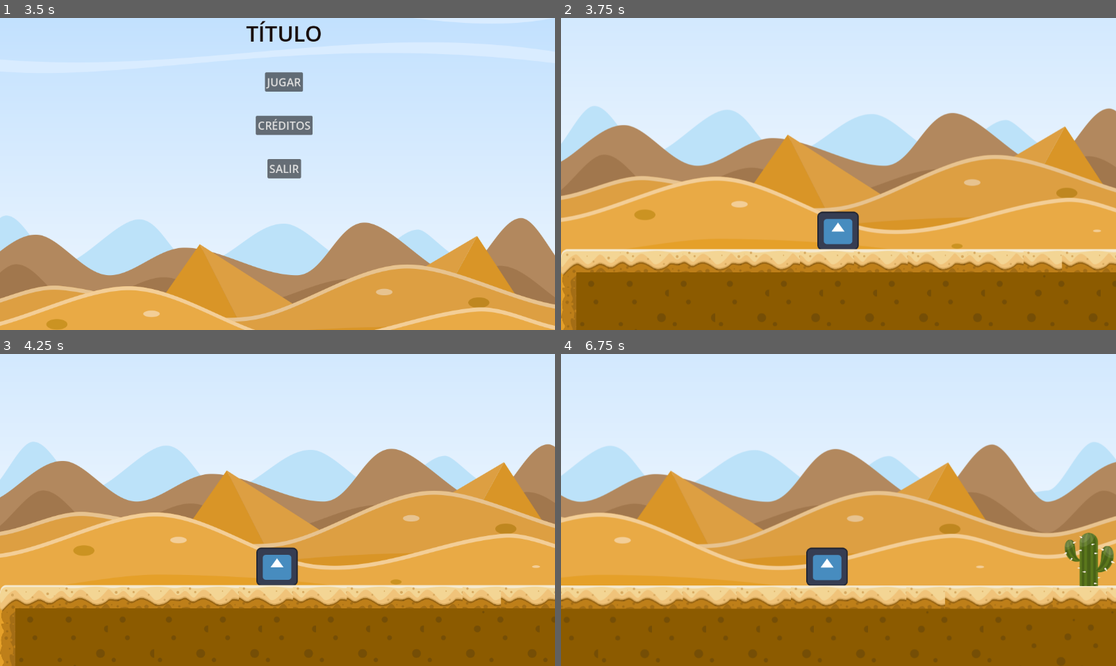
Above: before the commit, frames 1-4 (two rows, left to right).
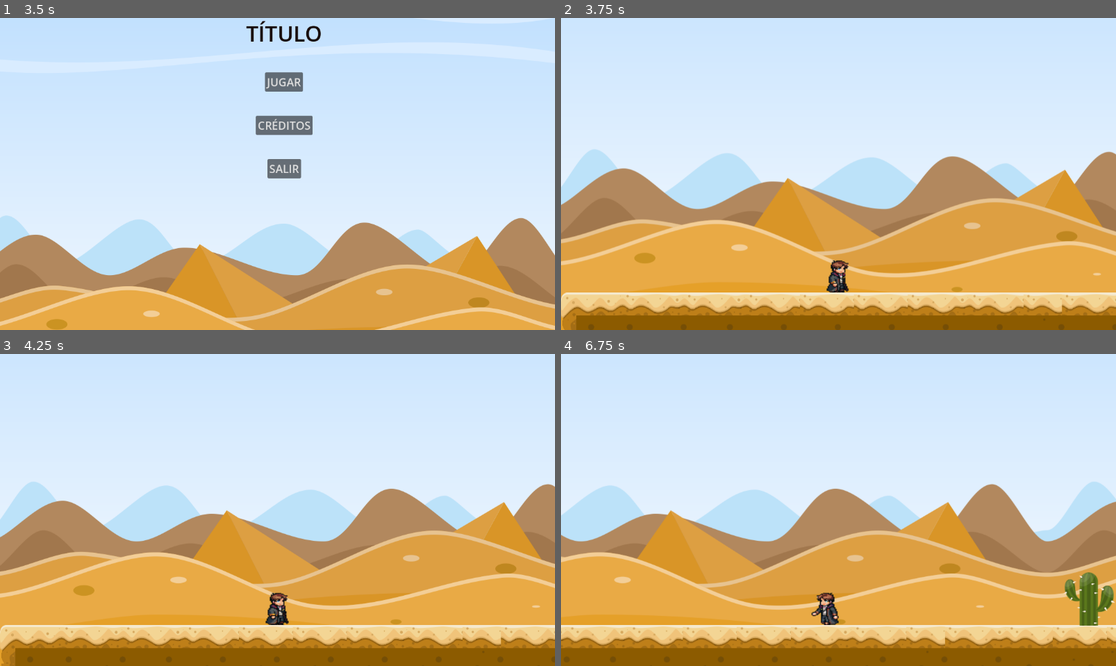
Above: after the commit, the same moments.

Repository: J0aQu10N/tp2-godot-daianaCocciolo-joaquinVallejos
Game: Godot game, scene res://world/splash_screen.tscn
Same seed, same stepped clock (60 frames per second), same inputs: the game is played once before the commit and once after it. The engine's default icon, where the game draws it, is replaced by a stand-in: a white triangle on a blue panel in a dark square.
Inputs:
- Up to frame 1 (3.5 s): tap Enter (ui_accept) at 0.5, 0.77, 1.25, 1.52, 2, 2.75, 3.02 s; hold Right (ui_right) 0.53-2.03 s; hold Left (ui_left) 2.03-2.78 s; hold Right (ui_right) from 2.78 s (still down)
- Up to frame 2 (3.75 s): release Right (ui_right) at 3.5 s; click "JUGAR" at 3.5 s
- Up to frame 3 (4.25 s): no input
- Up to frame 4 (6.75 s): hold Right (ui_right) 4.28-5.03 s; tap Enter (ui_accept) at 4.52, 5.27 s; hold Left (ui_left) 5.03-5.78 s; hold Right (ui_right) 5.78-6.53 s; hold Left (ui_left) from 6.53 s (still down)

Frame 1 is identical in both runs. In frame 2, 53% of the frame differs, in the area x 0-100%, y 28-100%; in frame 3, 51%; in frame 4, 50%.

Commit message:
animaciones listas

Diff:
--- a/player/character_body_2d.gd
+++ b/player/character_body_2d.gd
@@ -4,6 +4,8 @@
 const SPEED = 400.0
 const JUMP_VELOCITY = -600.0
 
+@onready var animationPlayer=$AnimationPlayer
+@onready var sprite2D=$Sprite2D
 
 func _physics_process(delta: float) -> void:
 	# Add the gravity.
@@ -23,3 +25,22 @@
 		velocity.x = move_toward(velocity.x, 0, SPEED)
 
 	move_and_slide()
+
+	animations(direction)
+
+	if direction ==1:
+		sprite2D.flip_h=false
+	elif direction ==-1:
+		sprite2D.flip_h=true
+
+func animations(direction):
+	if is_on_floor():
+		if direction ==0:
+			animationPlayer.play("idle")
+		else:
+			animationPlayer.play("caminar")
+	else:
+		if velocity.y<0:
+			animationPlayer.play("saltar")
+		elif velocity.y>0:
+			animationPlayer.play("caer")
--- a/player/character_body_2d.tscn
+++ b/player/character_body_2d.tscn
@@ -1,23 +1,241 @@
 [gd_scene format=3 uid="uid://lmr8xvbhc7xl"]
 
 [ext_resource type="Script" uid="uid://lby5uf01m155" path="res://player/character_body_2d.gd" id="1_fui21"]
-[ext_resource type="Texture2D" uid="uid://cslodt1f3ijto" path="res://icon.svg" id="2_ylu1k"]
+[ext_resource type="Texture2D" uid="uid://d4l302ogidgff" path="res://assets/animaciones-player/player-idle-derecha.png" id="2_fui21"]
+[ext_resource type="Texture2D" uid="uid://dgq8r84jn7y17" path="res://assets/animaciones-player/player-saltar-derecha.png" id="3_ydsn6"]
+[ext_resource type="Texture2D" uid="uid://c5kf3025x0wh4" path="res://assets/animaciones-player/player-caminar-derecha.png" id="4_scca8"]
 
 [sub_resource type="RectangleShape2D" id="RectangleShape2D_ydsn6"]
-size = Vector2(86, 78)
+size = Vector2(23, 34)
+
+[sub_resource type="Animation" id="Animation_ylu1k"]
+length = 0.001
+tracks/0/type = "value"
+tracks/0/imported = false
+tracks/0/enabled = true
+tracks/0/path = NodePath("Sprite2D:texture")
+tracks/0/interp = 1
+tracks/0/loop_wrap = true
+tracks/0/keys = {
+"times": PackedFloat32Array(0),
+"transitions": PackedFloat32Array(1),
+"update": 1,
+"values": [ExtResource("2_fui21")]
+}
+tracks/1/type = "value"
+tracks/1/imported = false
+tracks/1/enabled = true
+tracks/1/path = NodePath("Sprite2D:hframes")
+tracks/1/interp = 1
+tracks/1/loop_wrap = true
+tracks/1/keys = {
+"times": PackedFloat32Array(0),
+"transitions": PackedFloat32Array(1),
+"update": 1,
+"values": [4]
+}
+tracks/2/type = "value"
+tracks/2/imported = false
+tracks/2/enabled = true
+tracks/2/path = NodePath("Sprite2D:frame")
+tracks/2/interp = 1
+tracks/2/loop_wrap = true
+tracks/2/keys = {
+"times": PackedFloat32Array(0),
+"transitions": PackedFloat32Array(1),
+"update": 1,
+"values": [0]
+}
+
+[sub_resource type="Animation" id="Animation_5fe0u"]
+resource_name = "caer"
+length = 0.1
+tracks/0/type = "value"
+tracks/0/imported = false
+tracks/0/enabled = true
+tracks/0/path = NodePath("Sprite2D:texture")
+tracks/0/interp = 1
+tracks/0/loop_wrap = true
+tracks/0/keys = {
+"times": PackedFloat32Array(0),
+"transitions": PackedFloat32Array(1),
+"update": 1,
+"values": [ExtResource("3_ydsn6")]
+}
+tracks/1/type = "value"
+tracks/1/imported = false
+tracks/1/enabled = true
+tracks/1/path = NodePath("Sprite2D:hframes")
+tracks/1/interp = 1
+tracks/1/loop_wrap = true
+tracks/1/keys = {
+"times": PackedFloat32Array(0),
+"transitions": PackedFloat32Array(1),
+"update": 1,
+"values": [8]
+}
+tracks/2/type = "value"
+tracks/2/imported = false
+tracks/2/enabled = true
+tracks/2/path = NodePath("Sprite2D:frame")
+tracks/2/interp = 1
+tracks/2/loop_wrap = true
+tracks/2/keys = {
+"times": PackedFloat32Array(0, 0.1, 0.2, 0.3),
+"transitions": PackedFloat32Array(1, 1, 1, 1),
+"update": 1,
+"values": [3, 4, 5, 6]
+}
+
+[sub_resource type="Animation" id="Animation_00gdi"]
+resource_name = "caminar"
+length = 0.5
+loop_mode = 1
+tracks/0/type = "value"
+tracks/0/imported = false
+tracks/0/enabled = true
+tracks/0/path = NodePath("Sprite2D:texture")
+tracks/0/interp = 1
+tracks/0/loop_wrap = true
+tracks/0/keys = {
+"times": PackedFloat32Array(0.10464998),
+"transitions": PackedFloat32Array(1),
+"update": 1,
+"values": [ExtResource("4_scca8")]
+}
+tracks/1/type = "value"
+tracks/1/imported = false
+tracks/1/enabled = true
+tracks/1/path = NodePath("Sprite2D:hframes")
+tracks/1/interp = 1
+tracks/1/loop_wrap = true
+tracks/1/keys = {
+"times": PackedFloat32Array(0.10464998),
+"transitions": PackedFloat32Array(1),
+"update": 1,
+"values": [6]
+}
+tracks/2/type = "value"
+tracks/2/imported = false
+tracks/2/enabled = true
+tracks/2/path = NodePath("Sprite2D:frame")
+tracks/2/interp = 1
+tracks/2/loop_wrap = true
+tracks/2/keys = {
+"times": PackedFloat32Array(0, 0.09535002, 0.19535002, 0.29535002, 0.39535, 0.49535003),
+"transitions": PackedFloat32Array(1, 1, 1, 1, 1, 1),
+"update": 1,
+"values": [0, 1, 2, 3, 4, 5]
+}
+
+[sub_resource type="Animation" id="Animation_ydsn6"]
+resource_name = "idle"
+length = 0.6
+loop_mode = 1
+tracks/0/type = "value"
+tracks/0/imported = false
+tracks/0/enabled = true
+tracks/0/path = NodePath("Sprite2D:texture")
+tracks/0/interp = 1
+tracks/0/loop_wrap = true
+tracks/0/keys = {
+"times": PackedFloat32Array(0),
+"transitions": PackedFloat32Array(1),
+"update": 1,
+"values": [ExtResource("2_fui21")]
+}
+tracks/1/type = "value"
+tracks/1/imported = false
+tracks/1/enabled = true
+tracks/1/path = NodePath("Sprite2D:hframes")
+tracks/1/interp = 1
+tracks/1/loop_wrap = true
+tracks/1/keys = {
+"times": PackedFloat32Array(0),
+"transitions": PackedFloat32Array(1),
+"update": 1,
+"values": [4]
+}
+tracks/2/type = "value"
+tracks/2/imported = false
+tracks/2/enabled = true
+tracks/2/path = NodePath("Sprite2D:frame")
+tracks/2/interp = 1
+tracks/2/loop_wrap = true
+tracks/2/keys = {
+"times": PackedFloat32Array(0, 0.2, 0.4, 0.6),
+"transitions": PackedFloat32Array(1, 1, 1, 1),
+"update": 1,
+"values": [0, 1, 2, 3]
+}
+
+[sub_resource type="Animation" id="Animation_4eqd5"]
+resource_name = "saltar"
+length = 0.3
+tracks/0/type = "value"
+tracks/0/imported = false
+tracks/0/enabled = true
+tracks/0/path = NodePath("Sprite2D:texture")
+tracks/0/interp = 1
+tracks/0/loop_wrap = true
+tracks/0/keys = {
+"times": PackedFloat32Array(0),
+"transitions": PackedFloat32Array(1),
+"update": 1,
+"values": [ExtResource("3_ydsn6")]
+}
+tracks/1/type = "value"
+tracks/1/imported = false
+tracks/1/enabled = true
+tracks/1/path = NodePath("Sprite2D:hframes")
+tracks/1/interp = 1
+tracks/1/loop_wrap = true
+tracks/1/keys = {
+"times": PackedFloat32Array(0),
+"transitions": PackedFloat32Array(1),
+"update": 1,
+"values": [8]
+}
+tracks/2/type = "value"
+tracks/2/imported = false
+tracks/2/enabled = true
+tracks/2/path = NodePath("Sprite2D:frame")
+tracks/2/interp = 1
+tracks/2/loop_wrap = true
+tracks/2/keys = {
+"times": PackedFloat32Array(0, 0.10000001, 0.20000002),
+"transitions": PackedFloat32Array(1, 1, 1),
+"update": 1,
+"values": [1, 2, 3]
+}
+
+[sub_resource type="AnimationLibrary" id="AnimationLibrary_scca8"]
+_data = {
+&"RESET": SubResource("Animation_ylu1k"),
+&"caer": SubResource("Animation_5fe0u"),
+&"caminar": SubResource("Animation_00gdi"),
+&"idle": SubResource("Animation_ydsn6"),
+&"saltar": SubResource("Animation_4eqd5")
+}
 
 [node name="CharacterBody2D" type="CharacterBody2D" unique_id=1419484690]
+scale = Vector2(2.0454216, 1.8051893)
 script = ExtResource("1_fui21")
 
 [node name="Sprite2D" type="Sprite2D" parent="." unique_id=84271851]
-position = Vector2(-1.0000005, 2.750006)
-scale = Vector2(0.671875, 0.6210937)
-texture = ExtResource("2_ylu1k")
+position = Vector2(-0.39062452, 0.26953077)
+scale = Vector2(1.0543324, 0.9152167)
+texture = ExtResource("2_fui21")
+hframes = 4
 
 [node name="CollisionShape2D" type="CollisionShape2D" parent="." unique_id=963821568]
-position = Vector2(-1, 2)
+position = Vector2(-0.5, 0)
 shape = SubResource("RectangleShape2D_ydsn6")
 
 [node name="Camera2D" type="Camera2D" parent="." unique_id=597947913]
 position = Vector2(0, -115)
+scale = Vector2(-75.52435, -76.30602)
 position_smoothing_enabled = true
+
+[node name="AnimationPlayer" type="AnimationPlayer" parent="." unique_id=2034228778]
+libraries/ = SubResource("AnimationLibrary_scca8")
--- a/project.godot
+++ b/project.godot
@@ -12,7 +12,7 @@
 
 config/name="Equipo2_Vallejos_Cocciolo_Ciares"
 run/main_scene="uid://h0w0mh1q6srv"
-config/features=PackedStringArray("4.6", "Forward Plus")
+config/features=PackedStringArray("4.7", "Forward Plus")
 config/icon="res://icon.svg"
 
 [physics]
Binary file added: assets/animaciones-player/player-caminar-derecha.png
Not shown, added: assets/animaciones-player/player-caminar-derecha.png.import
Binary file added: assets/animaciones-player/player-idle-derecha.png
Not shown, added: assets/animaciones-player/player-idle-derecha.png.import
Binary file added: assets/animaciones-player/player-saltar-derecha.png
Not shown, added: assets/animaciones-player/player-saltar-derecha.png.import
